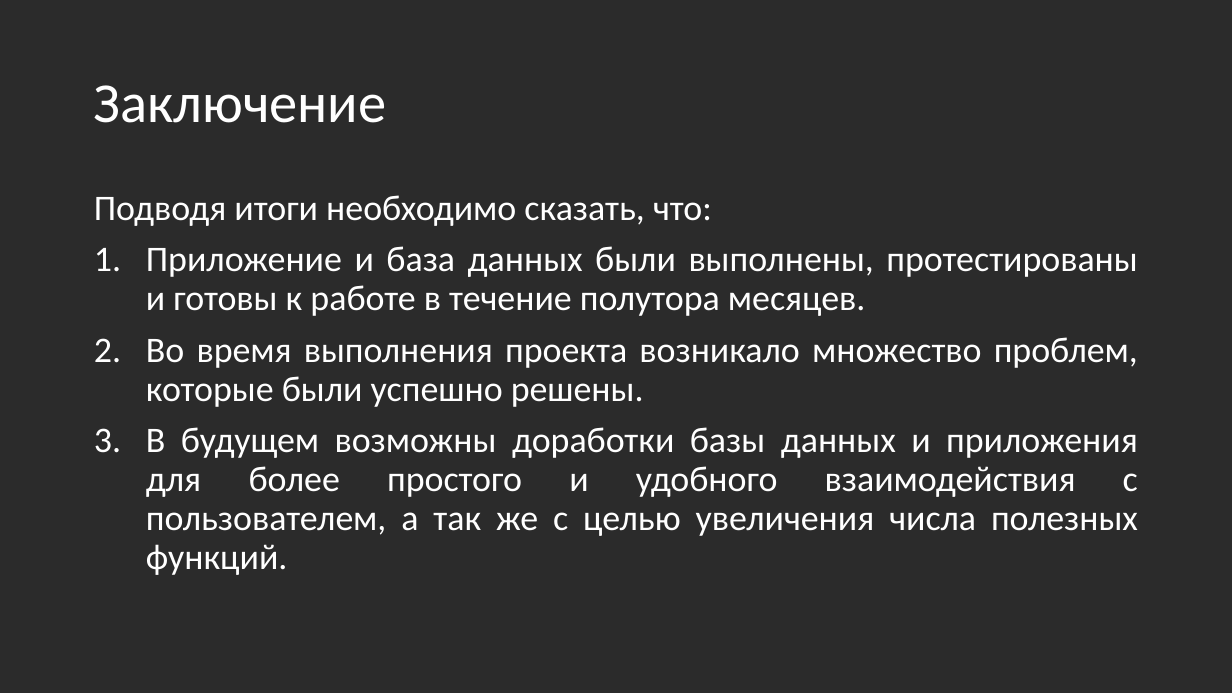
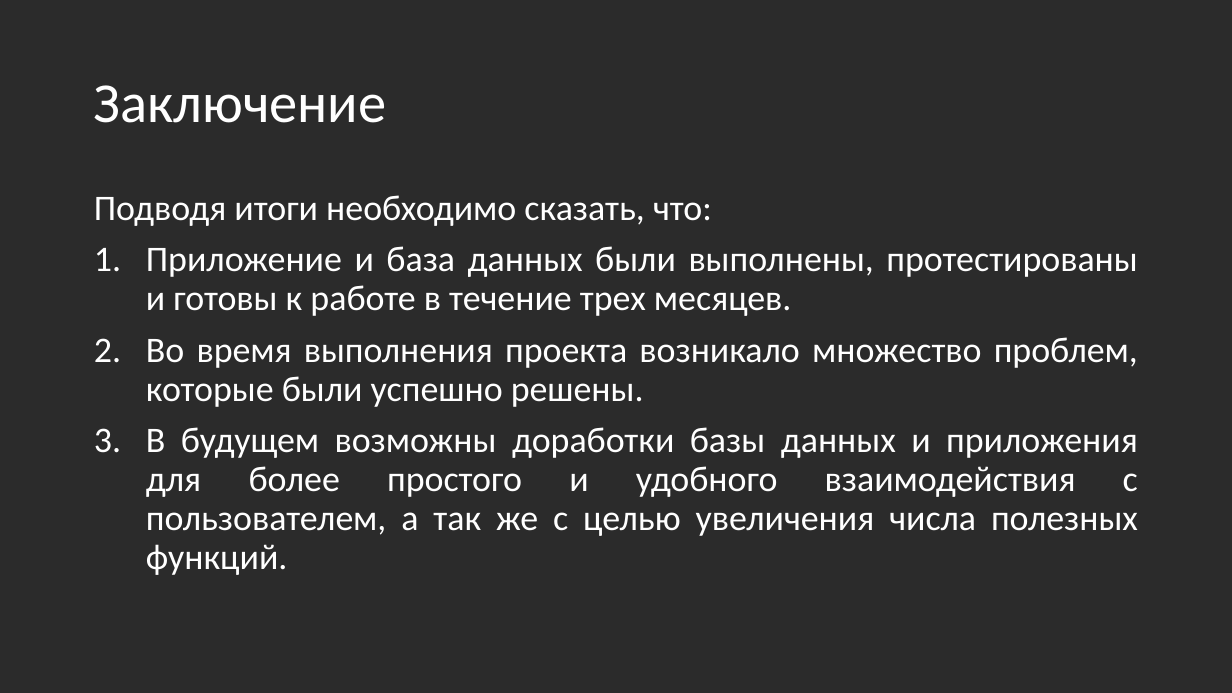
Before and after one commit to Apparath/KP, a slide deck: slide 6 of Презентация КП.pptx. Drawn at 1232x693 pixels with LibreOffice and Linux fonts; fonts in the diff are those of the drawing; background and template pictures are left out; a plain dark background stands for a picture behind light text. Boxes give left, top, right and bottom in pixels: in the first picture for what was removed or moved away, otherwise in the second. Text is boxed around its words. In the diff, an @@ line names an element or a change of style, - is before the commit and + after.

```diff
--- a/Презентация КП.pptx
+++ b/Презентация КП.pptx
@@ text at (146,246,1137,316): text changed @@
-1. Приложение и база данных были выполнены, протестированы и готовы к работе в течение полутора месяцев.
+1. Приложение и база данных были выполнены, протестированы и готовы к работе в течение трех месяцев.
```
